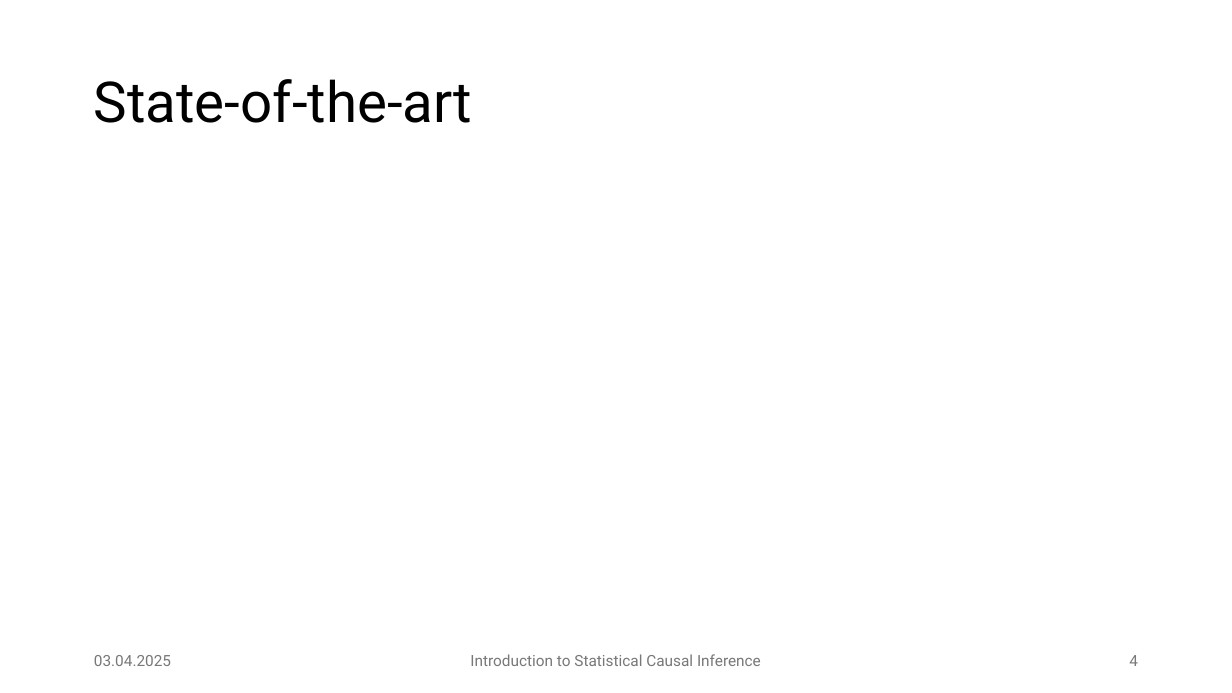
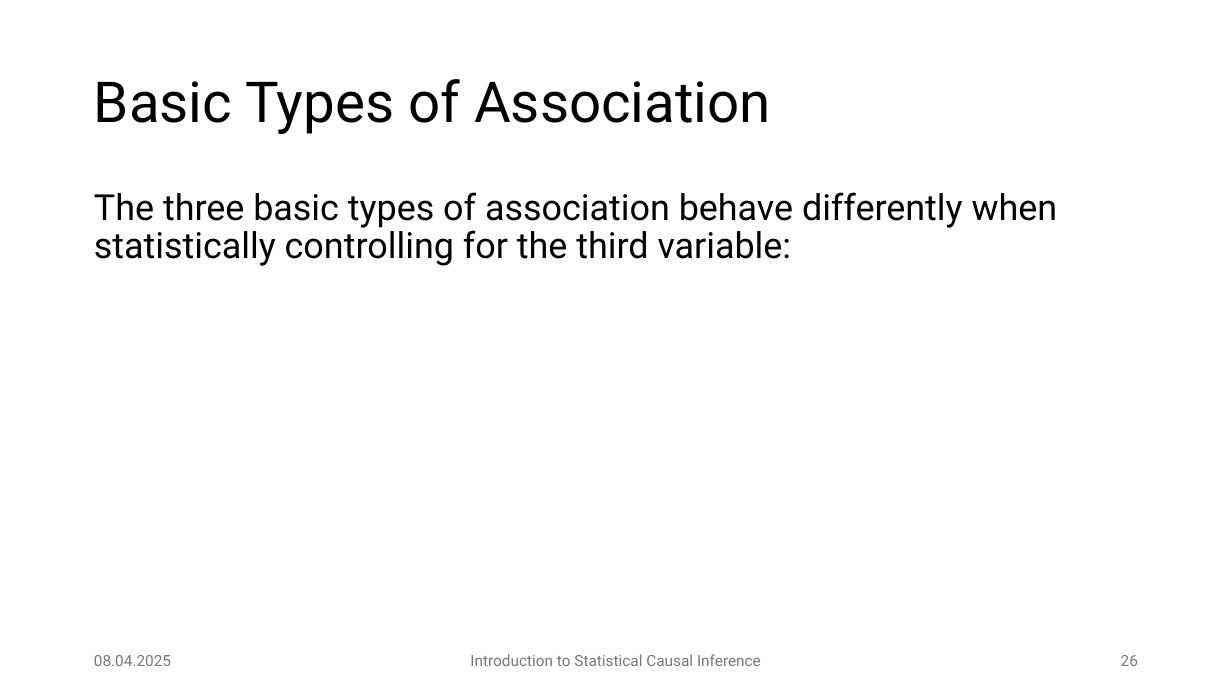
Before and after one commit to JulianFrattini/bda4sci, a slide deck: slide 26 of version2/slides/intro-sci.pptx (slide 4 before the commit). Drawn at 1232x693 pixels with LibreOffice and Linux fonts; fonts in the diff are those of the drawing. Boxes give left, top, right and bottom in pixels: in the first picture for what was removed or moved away, otherwise in the second. Text is boxed around its words. In the diff, an @@ line names an element or a change of style, - is before the commit and + after.

```diff
--- a/version2/slides/intro-sci.pptx
+++ b/version2/slides/intro-sci.pptx
@@ title at (94, 79, 771, 134): text changed @@
-State-of-the-art
+Basic Types of Association
@@ text added at (94, 192, 1058, 266), 28 pt, text #000000 @@
+The three basic types of association behave differently when statistically controlling for the third variable:
@@ text at (94, 655, 171, 666): text changed @@
-03.04.2025
+08.04.2025
@@ page number at (1121, 655, 1138, 666): text changed @@
-4
+26
```
Also in this commit, not shown: 32 other slides changed, 10 slides added, 1 other file.
